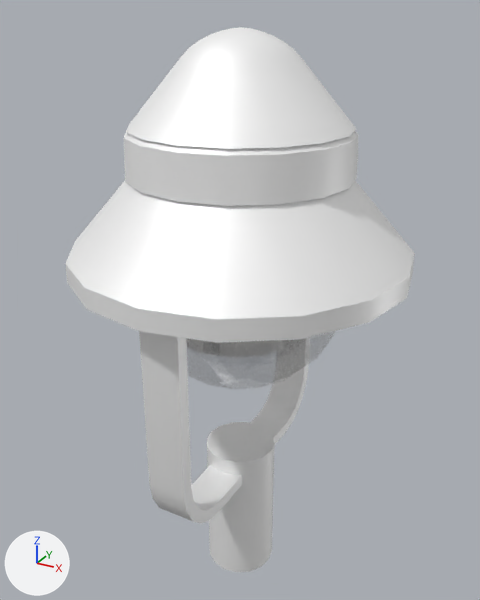
One commit to the glTF model GLBFiles/Beleuchtung/Lampen/DL_304.glb: the scene before it, then after it.
One viewpoint serves both versions: a camera (50 mm lens) standing at (0.391, -0.712, 0.638) and looking at (-0.009, 0.015, 0.275). Every picture has the same lights, and +X, +Y and +Z are marked at lower left. The first picture is the older version. Where no turn or scale is listed for an object, it has been applied to the vertices. Vertices at exactly the same position are counted once.

Objects in the first picture: 'Cylinder.001', 'Glas.001', 'Schirm DL 304', 'Schirmbuegel.001'.
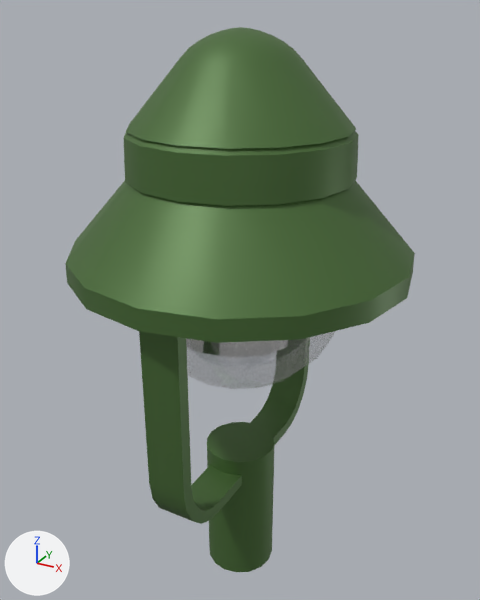
Diff of the bpy script that builds the scene:
```diff
--- a/GLBFiles/Beleuchtung/Lampen/DL_304.glb.py
+++ b/GLBFiles/Beleuchtung/Lampen/DL_304.glb.py
@@ img_ral_6010_grasgruen @@
+img_ral_6010_grasgruen = load_image('RAL_6010_Grasgruen', '_unpacked/RAL_6010_Grasgruen', 16, 16, 'sRGB')
@@ mat_grasgruen @@
 mat_grasgruen = principled_material('Grasgruen')
-mat_grasgruen.base_color = (1.0, 1.0, 1.0)  # white #ffffff
+mat_grasgruen.texture = img_ral_6010_grasgruen
 mat_grasgruen.metallic = 0.3
@@ mat_grasgruen_001 @@
+mat_grasgruen_001 = bpy.data.materials.new('Grasgruen.001')
+# uses the picture img_ral_6010_grasgruen
@@ me_beziercurve_008 @@
 me_beziercurve_008.from_pydata(...)  # 272 vertices, 512 faces; spans x -0.22..0.22, y -0.22..0.22, z 0.169..0.456
 # used by ob_schirm_dl_304; location = (0.0, 0.0, 0.162)
+# me_beziercurve_008 part 1: all 448 faces that had it switch from mat_grasgruen (white #ffffff) to mat_grasgruen_001
 me_beziercurve_008.materials.append(mat_weiss)
```

Location of each change, [x1, y1, x2, y2] in pixels of the pictures (480 x 600 px):
'Schirm DL 304', surface changed, recoloured (white to green): [65, 27, 415, 343] in both
'Schirmbuegel.001', surface changed (white to green): [139, 331, 309, 524] in both
'Cylinder.001', surface changed (white to green): [207, 422, 275, 572] in both
